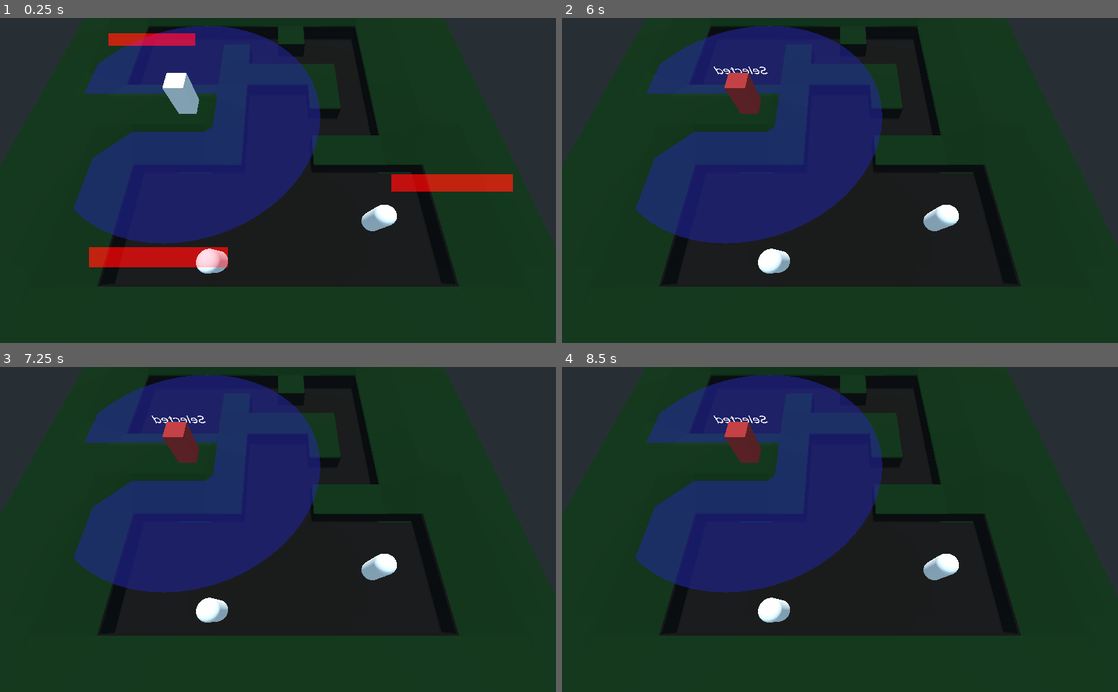
Above: before the commit, frames 1-4 (two rows, left to right).
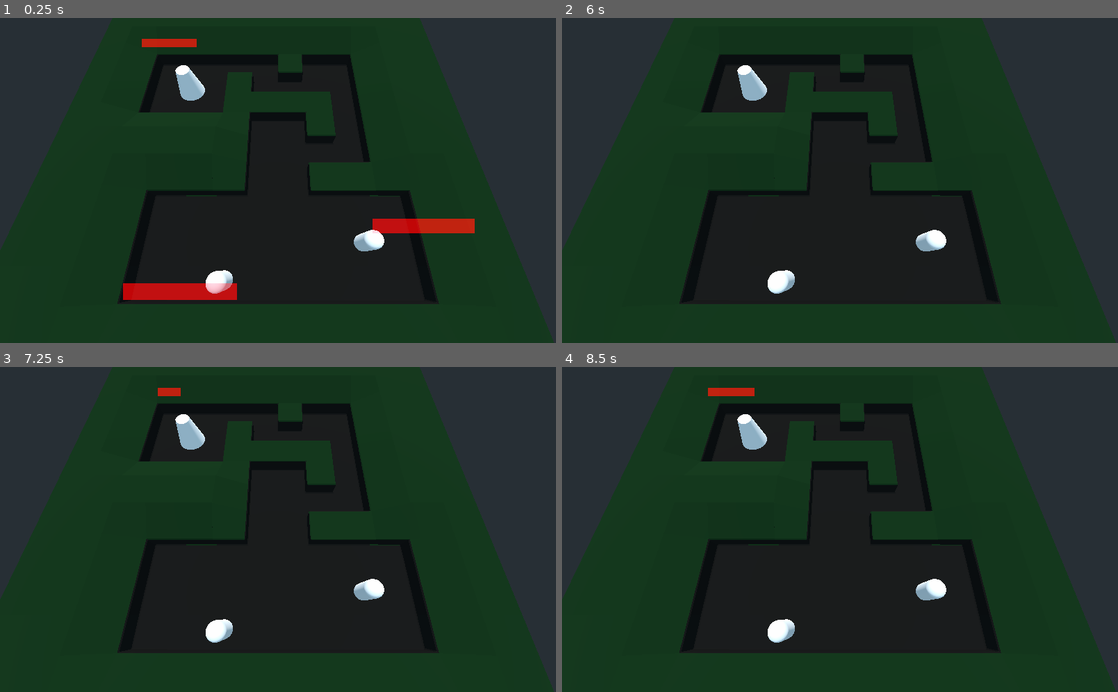
Above: after the commit, the same moments.

Repository: rubenMiller/rwu-spieleentwicklung-project
Game: Godot game, scene res://levels/pathfinding.tscn
The game is run twice, just before and just after one commit, with the same random seed, the same clock (stepped at 60 frames per second) and the same inputs.
Inputs (mouse positions are in pixels of both pictures, inside the frame that each line leads up to):
- Up to frame 1 (0.25 s): no input
- Up to frame 2 (6 s): tap Enter (ui_accept) at 0.5, 0.77, 1.52, 2.75, 3.02, 3.5, 3.77, 4.25, 4.52, 5, 5.75 s; move the mouse to (962, 164) at 0.52 s; press the mouse at (962, 164) at 0.53 s; move the mouse to (728, 196) at 1.27 s; release the mouse at (728, 196) at 1.28 s; click (728, 196) at 1.35 s; move the mouse to (895, 109) at 2.02 s; press the mouse at (895, 109) at 2.03 s; move the mouse to (812, 245) at 2.77 s; release the mouse at (812, 245) at 2.78 s; click (812, 245) at 2.85 s; move the mouse to (1006, 229) at 3.52 s; press the mouse at (1006, 229) at 3.53 s; move the mouse to (673, 131) at 4.27 s; release the mouse at (673, 131) at 4.28 s; click (673, 131) at 4.35 s; move the mouse to (867, 180) at 5.02 s; press the mouse at (867, 180) at 5.03 s; move the mouse to (756, 99) at 5.77 s; release the mouse at (756, 99) at 5.78 s; click (756, 99) at 5.85 s
- Up to frame 3 (7.25 s): tap Enter (ui_accept) at 6.02, 6.77 s; move the mouse to (400, 513) at 6.52 s; press the mouse at (400, 513) at 6.53 s
- Up to frame 4 (8.5 s): move the mouse to (728, 545) at 7.27 s; release the mouse at (728, 545) at 7.28 s; click (728, 545) at 7.35 s; tap Enter (ui_accept) at 7.52 s; move the mouse to (895, 458) at 8.02 s; press the mouse at (895, 458) at 8.03 s

The runs differ from the first frame. In frame 1, 34% of the frame differs, in the area x 13-93%, y 2-89%; in frame 2, 31%; in frame 3, 31%; in frame 4, 31%.

Commit message:
mortar first implement

Diff:
--- a/godot-files/Components/AttackComponent.gd
+++ b/godot-files/Components/AttackComponent.gd
@@ -1,7 +1,6 @@
 extends Node
 
 export var target_group_name := ""
-export (NodePath) var radius
 onready var reload_timer = $Reload_timer
 onready var health_bar = $Health_bar
 
@@ -9,7 +8,6 @@
 var target_list = []
 
 func _ready():
-	radius = get_node(radius)
 	pass
 
 func _process(_delta):
--- /dev/null
+++ b/godot-files/Entities/End_mortar.tscn
@@ -0,0 +1,68 @@
+[gd_scene load_steps=12 format=2]
+
+[ext_resource path="res://Entities/SelectionArea.gd" type="Script" id=1]
+[ext_resource path="res://Entities/troop_tower.gd" type="Script" id=2]
+[ext_resource path="res://Components/AttackComponent.tscn" type="PackedScene" id=3]
+[ext_resource path="res://Components/Radius_Component.tscn" type="PackedScene" id=4]
+[ext_resource path="res://Art/fonts/Montserrat-Medium.ttf" type="DynamicFontData" id=5]
+
+[sub_resource type="BoxShape" id=1]
+extents = Vector3( 2, 2, 4 )
+
+[sub_resource type="SpatialMaterial" id=2]
+
+[sub_resource type="CylinderMesh" id=3]
+bottom_radius = 2.0
+height = 4.0
+
+[sub_resource type="Skin" id=4]
+
+[sub_resource type="BoxShape" id=5]
+extents = Vector3( 1, 1, 2 )
+
+[sub_resource type="DynamicFont" id=6]
+size = 120
+font_data = ExtResource( 5 )
+
+[node name="End_tower" type="KinematicBody" groups=["tower"]]
+input_ray_pickable = false
+script = ExtResource( 2 )
+
+[node name="CollisionShape" type="CollisionShape" parent="."]
+transform = Transform( 1, 0, 0, 0, -4.37114e-08, -1, 0, 1, -4.37114e-08, 0, 0, 0 )
+shape = SubResource( 1 )
+
+[node name="MeshInstance" type="MeshInstance" parent="."]
+material_override = SubResource( 2 )
+mesh = SubResource( 3 )
+skin = SubResource( 4 )
+
+[node name="SelectionArea" type="Area" parent="."]
+transform = Transform( 1, 0, 0, 0, -4.37114e-08, -1, 0, 1, -4.37114e-08, 0, 0, 0 )
+collision_layer = 2
+collision_mask = 0
+monitorable = false
+priority = 1.0
+script = ExtResource( 1 )
+selection_group_name = "tower_selection"
+
+[node name="CollisionShape" type="CollisionShape" parent="SelectionArea"]
+shape = SubResource( 5 )
+
+[node name="Attack_component" parent="." instance=ExtResource( 3 )]
+target_group_name = "troop"
+
+[node name="Label3D" type="Label3D" parent="."]
+transform = Transform( 1, 0, 0, 0, 1, 0, 0, 0, 1, -0.0928533, 1.16272, 1.48533 )
+text = "Selected
+"
+font = SubResource( 6 )
+
+[node name="Radius_Component" parent="." instance=ExtResource( 4 )]
+transform = Transform( 1, 0, 0, 0, 1, 0, 0, 0, 1, 0, 2, 0 )
+visible = false
+radius = 300.0
+
+[connection signal="selection_toggled" from="SelectionArea" to="." method="_on_SelectionArea_selection_toggled"]
+[connection signal="body_entered" from="Radius_Component" to="Attack_component" method="_on_Radius_Component_body_entered"]
+[connection signal="body_exited" from="Radius_Component" to="Attack_component" method="_on_Radius_Component_body_exited"]
--- a/godot-files/Entities/Troop.tscn
+++ b/godot-files/Entities/Troop.tscn
@@ -33,7 +33,7 @@
 selectedMaterial = ExtResource( 4 )
 
 [node name="HealtComponent" parent="." instance=ExtResource( 6 )]
-health = 2
+health = 5000000000
 
 [node name="CollisionShape" type="CollisionShape" parent="."]
 transform = Transform( 1, 0, 0, 0, -4.37114e-08, -1, 0, 1, -4.37114e-08, 0, 0, 0 )
--- a/godot-files/Entities/troop_tower.gd
+++ b/godot-files/Entities/troop_tower.gd
@@ -4,7 +4,6 @@
 export var selectedMaterial: Material
 
 onready var attack_component: Spatial = $Attack_component
-#onready var radius_component: Area = $Radius_Component
 
 onready var isSelected = false
 
@@ -14,7 +13,6 @@
 func _on_SelectionArea_selection_toggled(selection):
 	isSelected = selection
 	display_selected_unit()
-	#radius_component.visible = selection
 
 func display_selected_unit():
 	$Label3D.visible = isSelected
--- a/godot-files/levels/pathfinding.tscn
+++ b/godot-files/levels/pathfinding.tscn
@@ -8,7 +8,7 @@
 [ext_resource path="res://levels/pathfinding.gd" type="Script" id=6]
 [ext_resource path="res://levels/WalkTiles.gd" type="Script" id=7]
 [ext_resource path="res://Art/Maps/Map_1.obj" type="ArrayMesh" id=8]
-[ext_resource path="res://Entities/troop_tower.tscn" type="PackedScene" id=10]
+[ext_resource path="res://Entities/End_mortar.tscn" type="PackedScene" id=9]
 [ext_resource path="res://Art/materials/troop_selected_Material.tres" type="Material" id=11]
 [ext_resource path="res://Art/materials/troop_idle_Material.tres" type="Material" id=12]
 
@@ -30,8 +30,8 @@
 
 [node name="Troops" type="Spatial" parent="."]
 
-[node name="Barad-Dur" parent="Troops" instance=ExtResource( 10 )]
-transform = Transform( 1, 0, 0, 0, 1, 0, 0, 0, 1, 10.1422, 7.62926, -1.55932 )
+[node name="End_tower" parent="Troops" instance=ExtResource( 9 )]
+transform = Transform( 1, 0, 0, 0, 1, 0, 0, 0, 1, 14, 4, 10 )
 idleMaterial = ExtResource( 12 )
 selectedMaterial = ExtResource( 11 )
 
@@ -52,7 +52,7 @@
 skeleton = NodePath("../..")
 
 [node name="Camera" type="Camera" parent="."]
-transform = Transform( -1, 7.96152e-08, -3.61133e-08, -3.04487e-09, 0.381119, 0.924526, 8.73698e-08, 0.924526, -0.381119, 0, 24.7631, -18.423 )
+transform = Transform( -1, 7.96152e-08, -3.61134e-08, -3.04487e-09, 0.381119, 0.924526, 8.73698e-08, 0.924526, -0.381119, 1.51882e-07, 28.0088, -16.5715 )
 fov = 76.0036
 
 [node name="DirectionalLight" type="DirectionalLight" parent="."]
